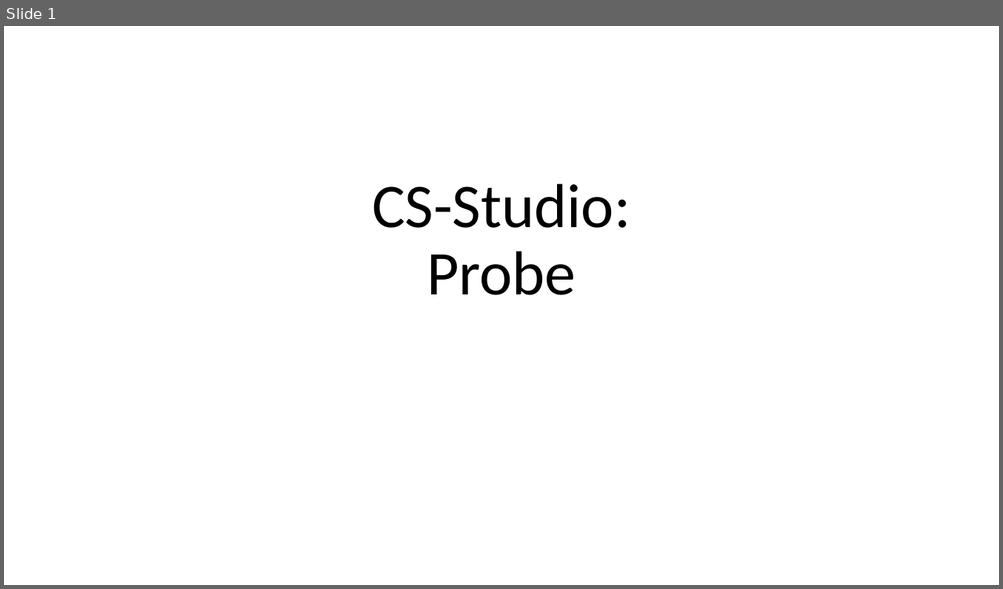
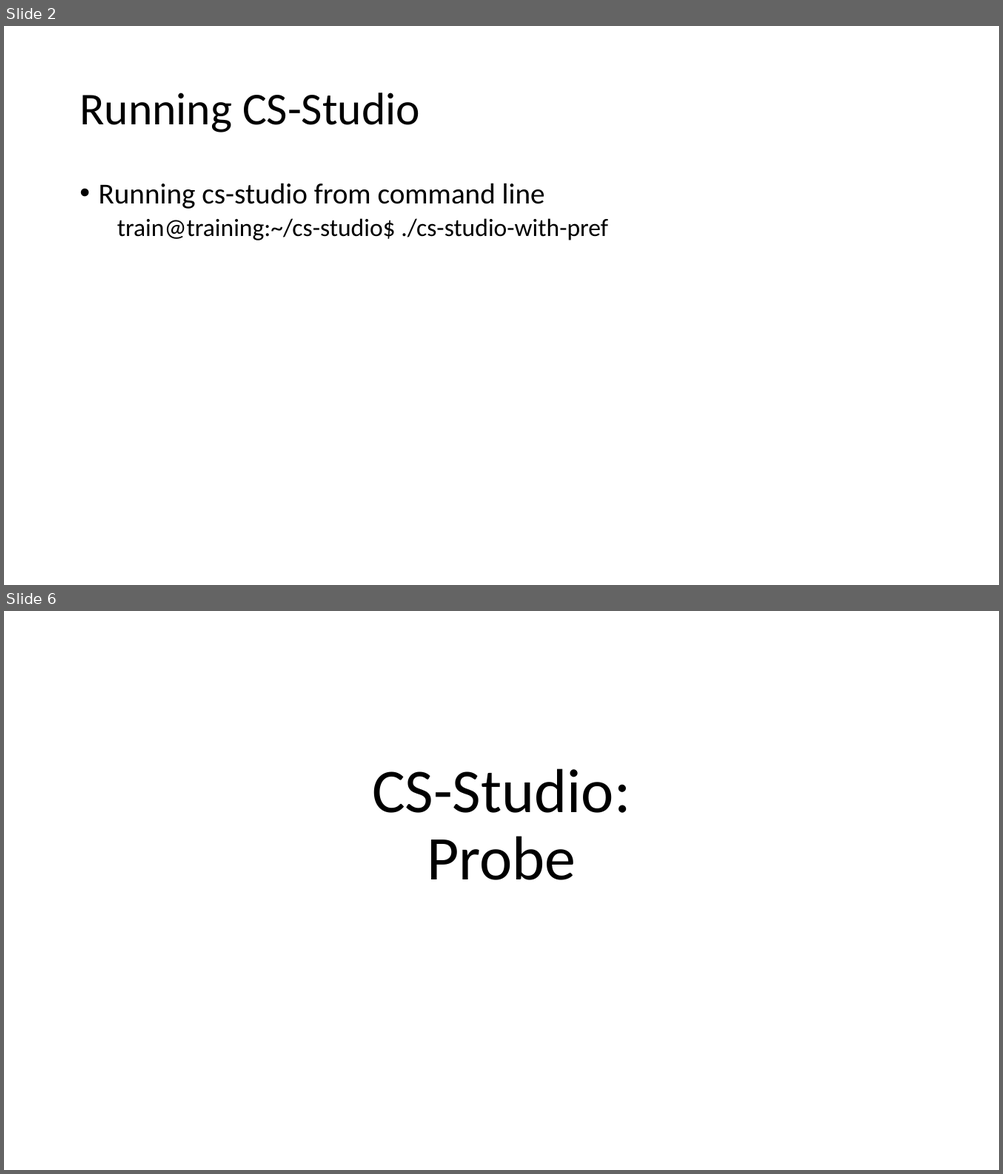
Before and after one commit to shroffk/cs-studio-training, a slide deck: presentations/1 CS-Studio - Probe.pptx. Shown one above the other, each under a label of ours: slide 1 before the commit, slides 2 and 6 after it; the slides between them are not shown. The pictures are 1003x589 and 1003x1174 pixels, drawn with LibreOffice and Linux fonts; fonts in the diff are those of the drawing. Boxes give left, top, right and bottom in pixels: in the first picture for what was removed or moved away, otherwise in the second. Text is boxed around its words. In the diff, an @@ line names an element or a change of style, - is before the commit and + after.

Commit message:
training 2018

```diff
--- a/presentations/1 CS-Studio - Probe.pptx
+++ b/presentations/1 CS-Studio - Probe.pptx
@@ slide 2 added at bbox=[4, 26, 999, 585], background #FFFFFF @@
@@ title added at bbox=[79, 93, 420, 133], 44 pt, text #000000 @@
+Running CS-Studio
@@ text added at bbox=[99, 183, 608, 241], 24 pt, text #000000 @@
+• Running cs-studio from command line
+  train@training:~/cs-studio$ ./cs-studio-with-pref
@@ what was slide 1 is now slide 6 @@
```
Also in this commit, not shown: 1 slide changed, 10 other slides added, 24 other files.
